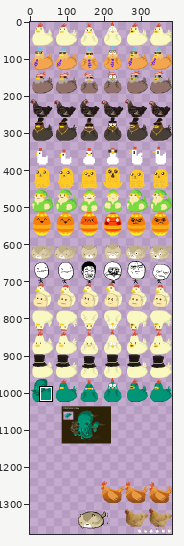
Two states of a sprite sheet, assets/images/chicksheet.png. The picture above shows the old version from afar; the outline marks the close-up.
Close-up. First the earlier version:
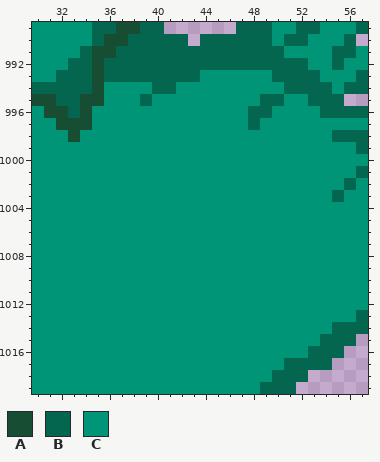
The file is 384x1472 pixels. Colours within 5 levels of each other are drawn and written as one. Shown: x 30..57, y 989..1019. The wide view leaves out empty margins. The commit also changed other parts of the picture, which this record leaves out.
Palette (. is transparent): A #164d33  B #05664f  C #009577
Pixels before, first column x 30:
 989 CCCCCBBAABB......BBBCCBBCCCB
 990 CCCCCBAABBBBB.BBBBBBCBBCCCB.
 991 CCCCBAABBBBBBBBBBBBBBCCCCBBC
 992 CCCBBABBBBBBBBBBBBBBBBBCCBCC
 993 CCBBBABBBBBBBBCCCCCCBBBBCCCB
 994 BBBBBACCCCBBCCCCCCCCCBBBBCBB
 995 AABBAACCCBCCCCCCCCCBBCCBBB..
 996 CAABACCCCCCCCCCCCCBBCCCCBBBB
 997 CCAAACCCCCCCCCCCCCBCCCCCCCCC
 998 CCCACCCCCCCCCCCCCCCCCCCCCBBB
 999 CCCCCCCCCCCCCCCCCCCCCCCCCCCB
1000 CCCCCCCCCCCCCCCCCCCCCCCCCCCC
1001 CCCCCCCCCCCCCCCCCCCCCCCCCCCB
1002 CCCCCCCCCCCCCCCCCCCCCCCCCCBC
1003 CCCCCCCCCCCCCCCCCCCCCCCCCBCC
1004 CCCCCCCCCCCCCCCCCCCCCCCCCCCC
1005 CCCCCCCCCCCCCCCCCCCCCCCCCCCC
1006 CCCCCCCCCCCCCCCCCCCCCCCCCCCC
1007 CCCCCCCCCCCCCCCCCCCCCCCCCCCC
1008 CCCCCCCCCCCCCCCCCCCCCCCCCCCC
1009 CCCCCCCCCCCCCCCCCCCCCCCCCCCC
1010 CCCCCCCCCCCCCCCCCCCCCCCCCCCC
1011 CCCCCCCCCCCCCCCCCCCCCCCCCCCC
1012 CCCCCCCCCCCCCCCCCCCCCCCCCCCC
1013 CCCCCCCCCCCCCCCCCCCCCCCCCCCB
1014 CCCCCCCCCCCCCCCCCCCCCCCCCBBB
1015 CCCCCCCCCCCCCCCCCCCCCCCCBBB.
1016 CCCCCCCCCCCCCCCCCCCCCCCBBB..
1017 CCCCCCCCCCCCCCCCCCCCCBBBB...
1018 CCCCCCCCCCCCCCCCCCCCBBB.....
1019 CCCCCCCCCCCCCCCCCCCBBB......
The result:
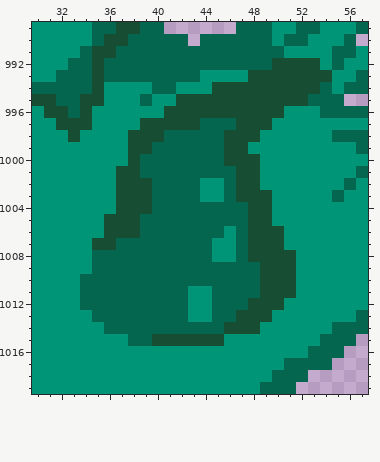
From old to new:
The edit turns colour B into colour A in row 992 at x 50 to 52; in row 993 at x 50 to 53; in row 994 at x 51 to 53; in row 995 at x 49 to 50; in row 996 at x 48 to 49; in row 997 at x 48.
The edit turns colour C into colour A in row 992 at x 53; in row 993 at x 48 to 49 and 54; in row 994 at x 45 to 50; in row 995 at x 42 to 48 and 51 to 52; in row 996 at x 41 to 47 and 50; in row 997 at x 39 to 43, 47 and 49.
The edit turns colour C into colour A in row 998 at x 38 to 40 and 46 to 48; in row 999 at x 38 to 39 and 46 to 47; in row 1000 at x 38 and 46 to 48; in row 1001 at x 37 to 38 and 47 to 48; in row 1002 at x 37 to 39 and 47 to 48; in row 1003 at x 37 to 39 and 47 to 49.
The edit turns colour C into colour A in row 1004 at x 37 to 39 and 48 to 49; in row 1005 at x 36 to 38 and 48 to 49; in row 1006 at x 36 to 38 and 48 to 50; in row 1007 at x 35 to 36 and 48 to 50; in row 1008 at x 48 to 51; in rows 1009 to 1011 at x 49 to 51.
The edit turns colour C into colour A in row 1012 at x 48 to 50; in row 1013 at x 47 to 49; in row 1014 at x 46 to 48; in row 1015 at x 40 to 45.
The edit turns colour C into colour B in row 997 at x 44 to 46; in row 998 at x 41 to 45; in row 999 at x 40 to 45; in row 1000 at x 39 to 45; in row 1001 at x 39 to 46; in rows 1002 to 1003 at x 40 to 43 and 46.
The edit turns colour C into colour B in row 1004 at x 40 to 47; in row 1005 at x 39 to 47; in row 1006 at x 39 to 45 and 47; in row 1007 at x 37 to 44 and 47; in row 1008 at x 35 to 44 and 47; in row 1009 at x 35 to 48.
The edit turns colour C into colour B in row 1010 at x 34 to 48; in row 1011 at x 34 to 42 and 45 to 48; in row 1012 at x 34 to 42 and 45 to 47; in row 1013 at x 35 to 42 and 45 to 46; in row 1014 at x 36 to 45; in row 1015 at x 38 to 39.
Boxes around the changes in both close-ups, in picture pixels (x1, y1, x2, y2):
changed: (80, 58, 332, 346)
